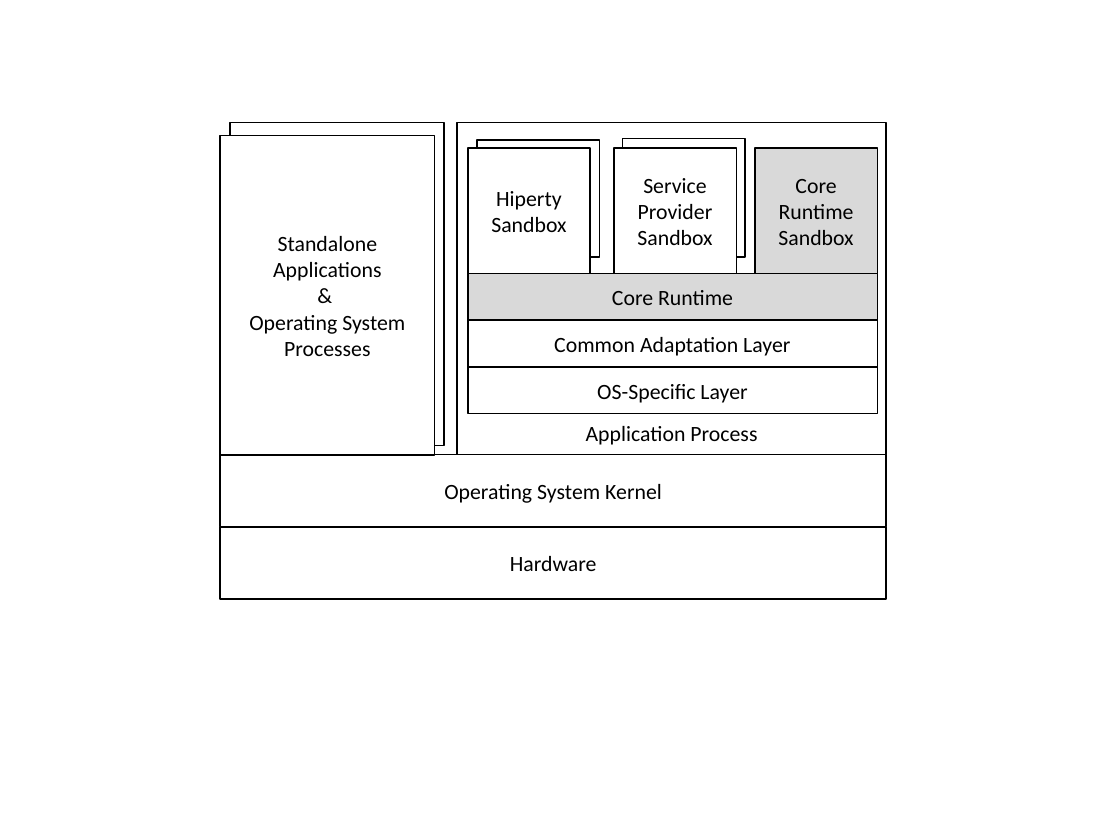
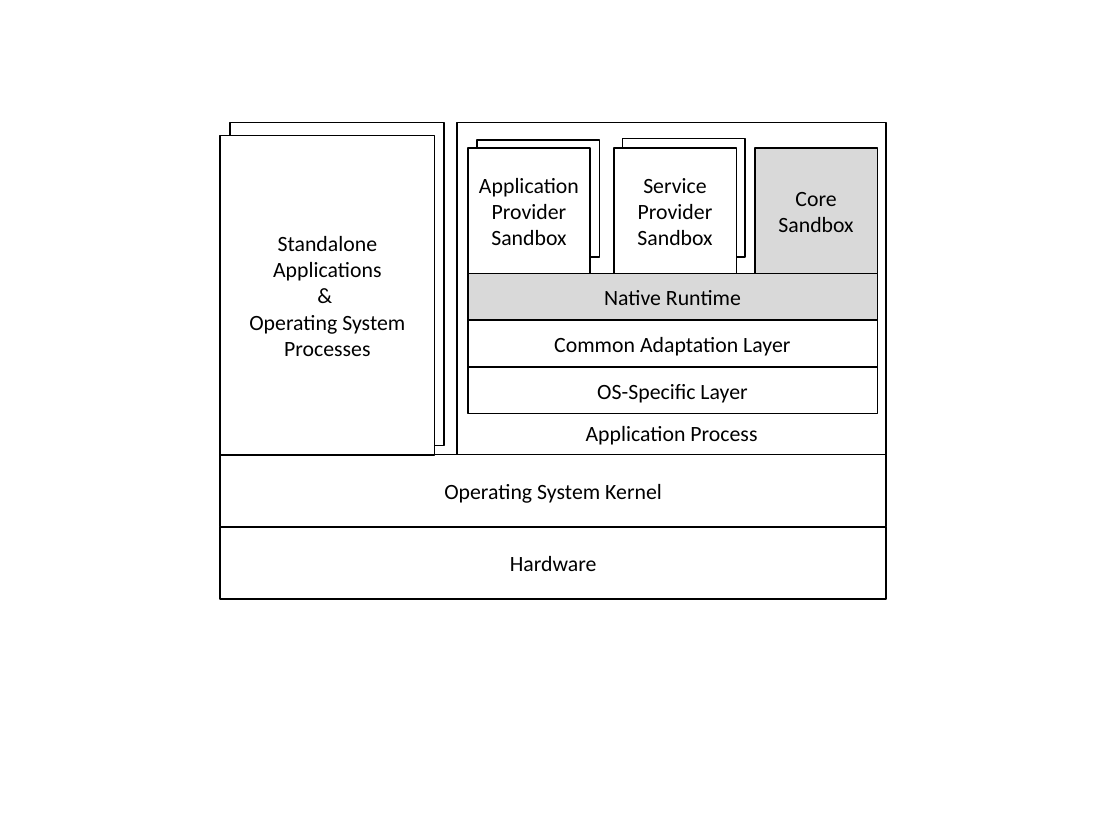
Before and after one commit to reTHINK-project/core-framework, a slide deck: slide 9 of docs/specs/runtime/securityanalysis_figs.pptx. Drawn at 1120x840 pixels with LibreOffice and Linux fonts; fonts in the diff are those of the drawing. Boxes give left, top, right and bottom in pixels: in the first picture for what was removed or moved away, otherwise in the second. Text is boxed around its words. In the diff, an @@ line names an element or a change of style, - is before the commit and + after.

```diff
--- a/docs/specs/runtime/securityanalysis_figs.pptx
+++ b/docs/specs/runtime/securityanalysis_figs.pptx
@@ text in rectangle at bbox=[488, 178, 588, 219]: text changed @@
-Hiperty
+Application
+Provider
@@ text in rectangle at bbox=[778, 217, 853, 232]: text changed @@
-Runtime Sandbox
+Sandbox
@@ text in rectangle at bbox=[604, 290, 741, 305]: text changed @@
-Core Runtime
+Native Runtime
```
Also in this commit, not shown: 1 other slide changed, 3 other files.
